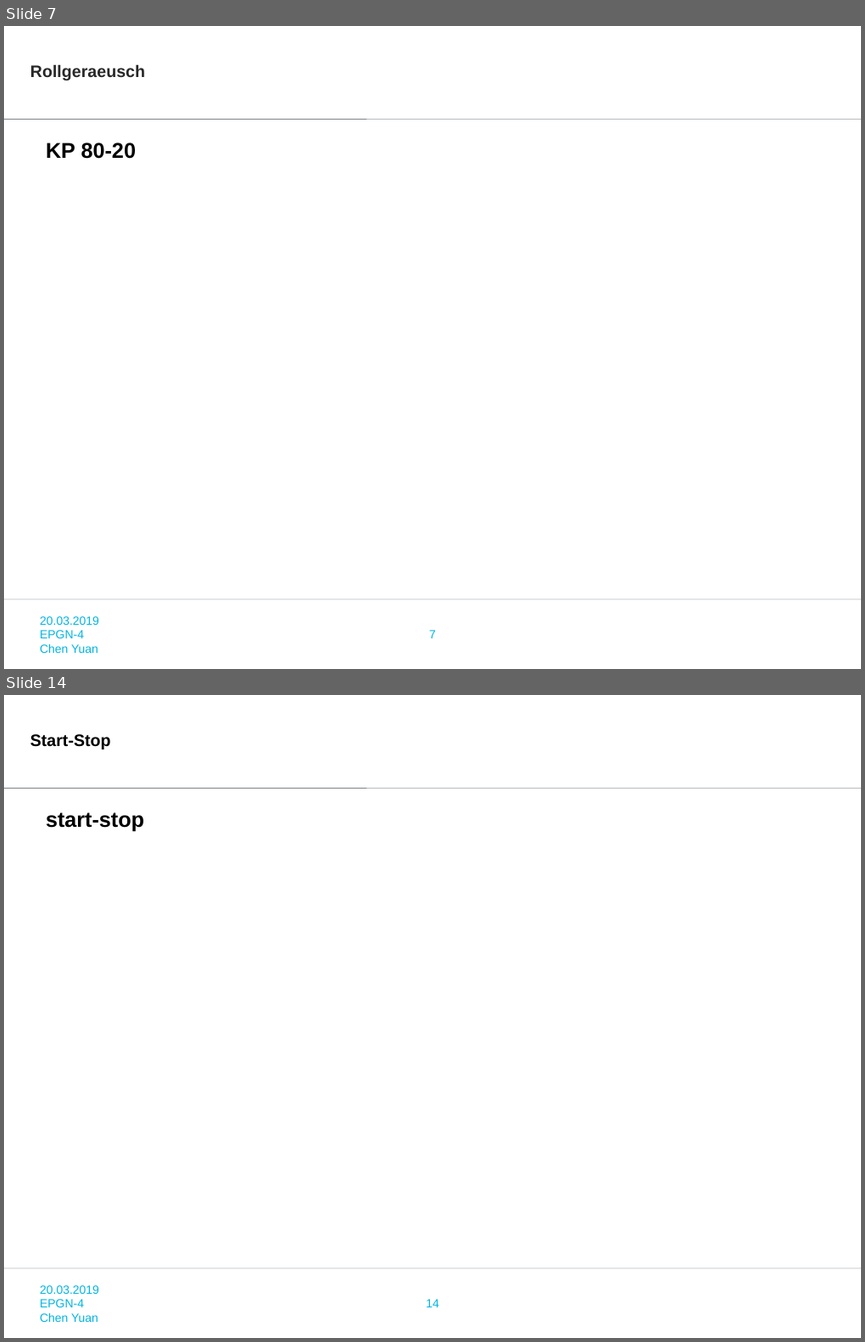
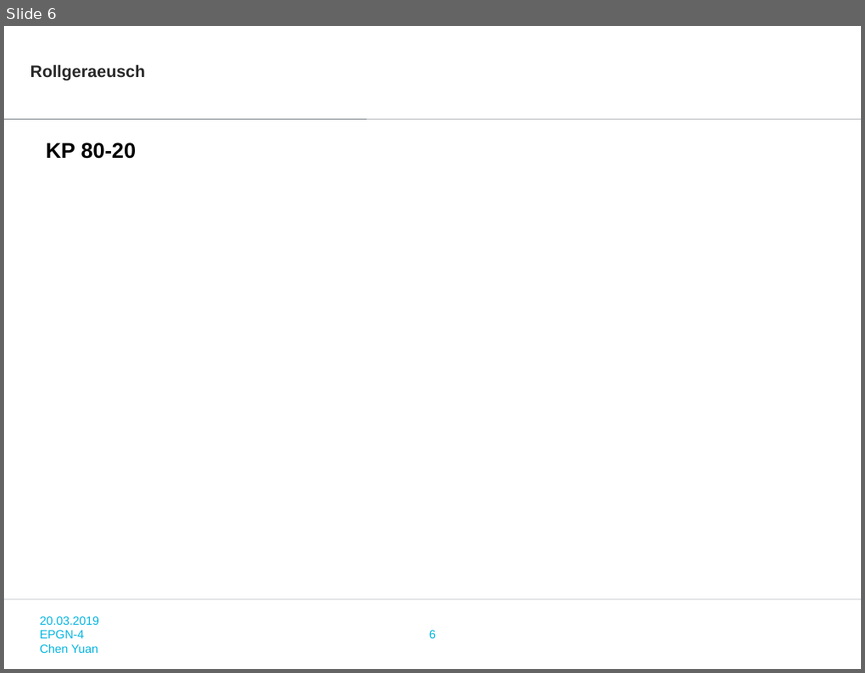
Before and after one commit to zhangxingjing/EPGN_INFO, a slide deck: epgn_info/epgn_info/apps/calculate/PPTModel/4zuo.pptx. Shown one above the other, each under a label of ours: slides 7 and 14 before the commit, slide 6 after it; the slides between them are not shown. The pictures are 865x1342 and 865x673 pixels, drawn with LibreOffice and Linux fonts; fonts in the diff are those of the drawing; background and template pictures are left out. Boxes give left, top, right and bottom in pixels: in the first picture for what was removed or moved away, otherwise in the second. Text is boxed around its words. In the diff, an @@ line names an element or a change of style, - is before the commit and + after.

```diff
--- a/epgn_info/epgn_info/apps/calculate/PPTModel/4zuo.pptx
+++ b/epgn_info/epgn_info/apps/calculate/PPTModel/4zuo.pptx
@@ slide 14 removed at box(4, 695, 861, 1338), background #FFFFFF; not listed: 4 template elements that a slide beside it also shows @@
@@ text removed at box(30, 734, 111, 749) @@
-Start-Stop
@@ text removed at box(46, 812, 144, 831) @@
-start-stop
@@ what was slide 7 is now slide 6 @@
@@ page number at box(429, 630, 436, 638): text changed @@
-7
+6
```
Also in this commit, not shown: 6 slides changed, 2 slides added, 2 other slides removed, 14 other files.
